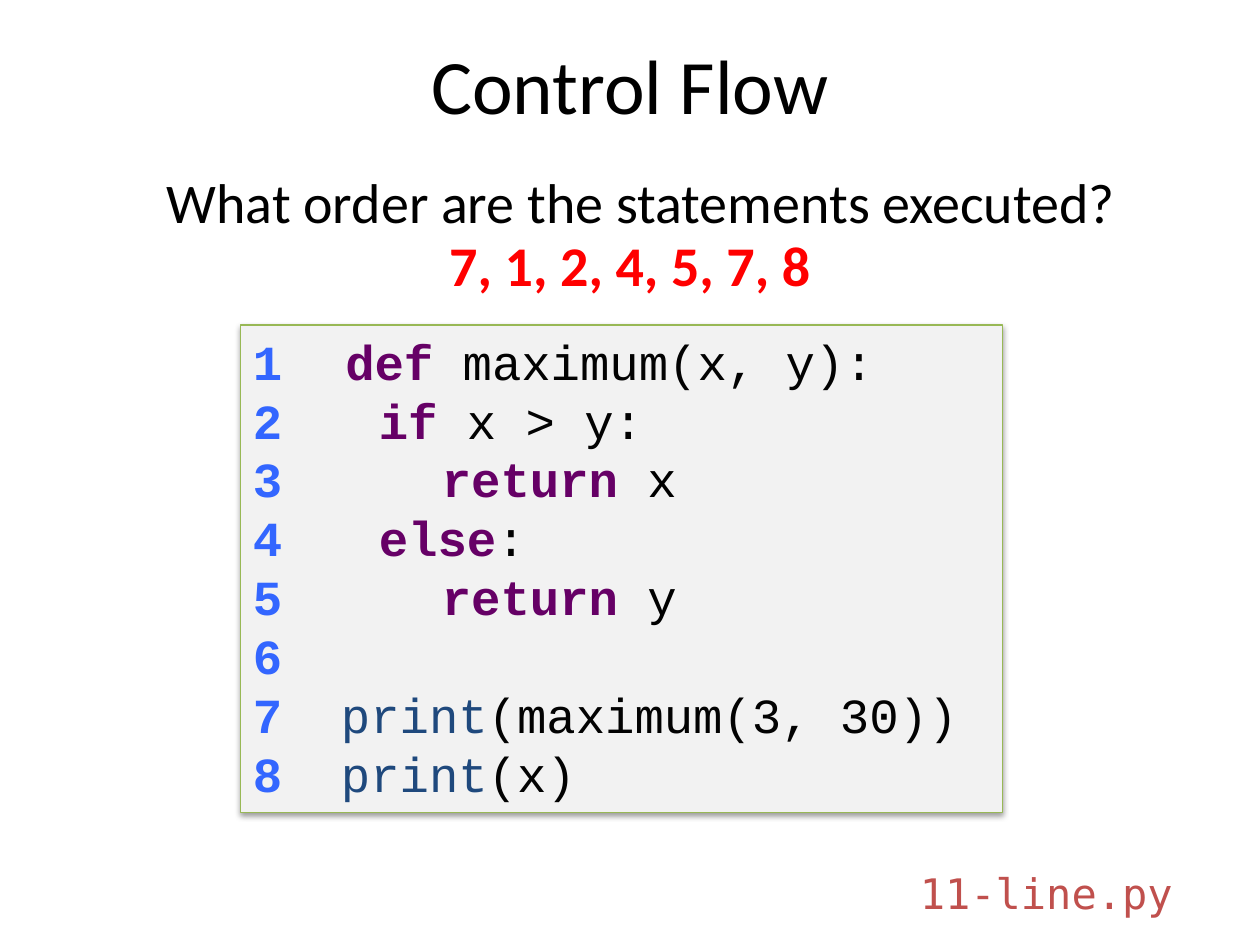
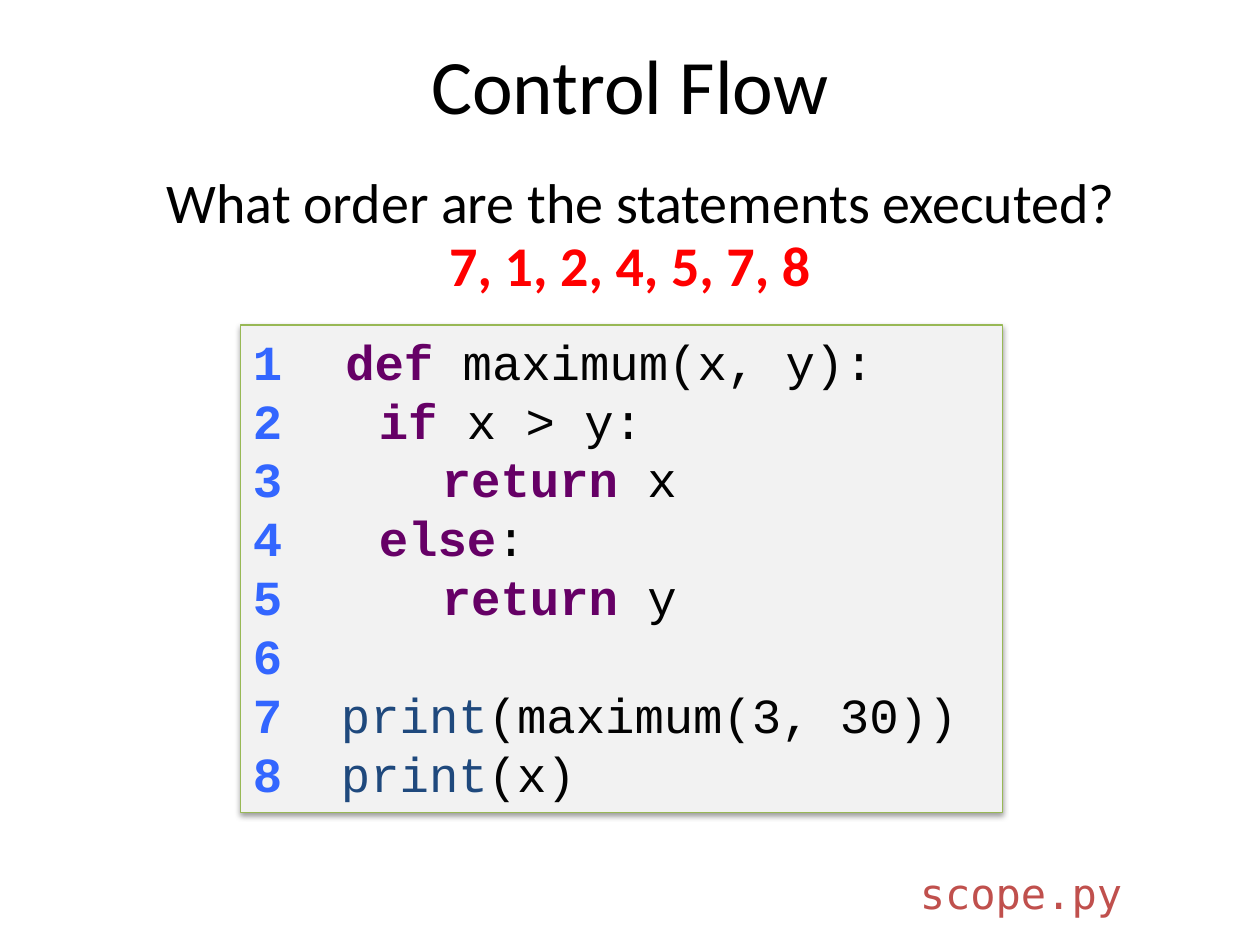
Before and after one commit to emhill/117-S15, a slide deck: slide 16 of src/morea/materials/14-while-loops.pptx (slide 23 before the commit). Drawn at 1260x945 pixels with LibreOffice and Linux fonts; fonts in the diff are those of the drawing. Boxes give left, top, right and bottom in pixels: in the first picture for what was removed or moved away, otherwise in the second. Text is boxed around its words. In the diff, an @@ line names an element or a change of style, - is before the commit and + after.

```diff
--- a/src/morea/materials/14-while-loops.pptx
+++ b/src/morea/materials/14-while-loops.pptx
@@ text at [920, 885, 1122, 918]: text changed @@
-11-line.py
+scope.py
```
Also in this commit, not shown: 9 other slides changed, 24 slides added, 8 slides removed, 26 other files.
